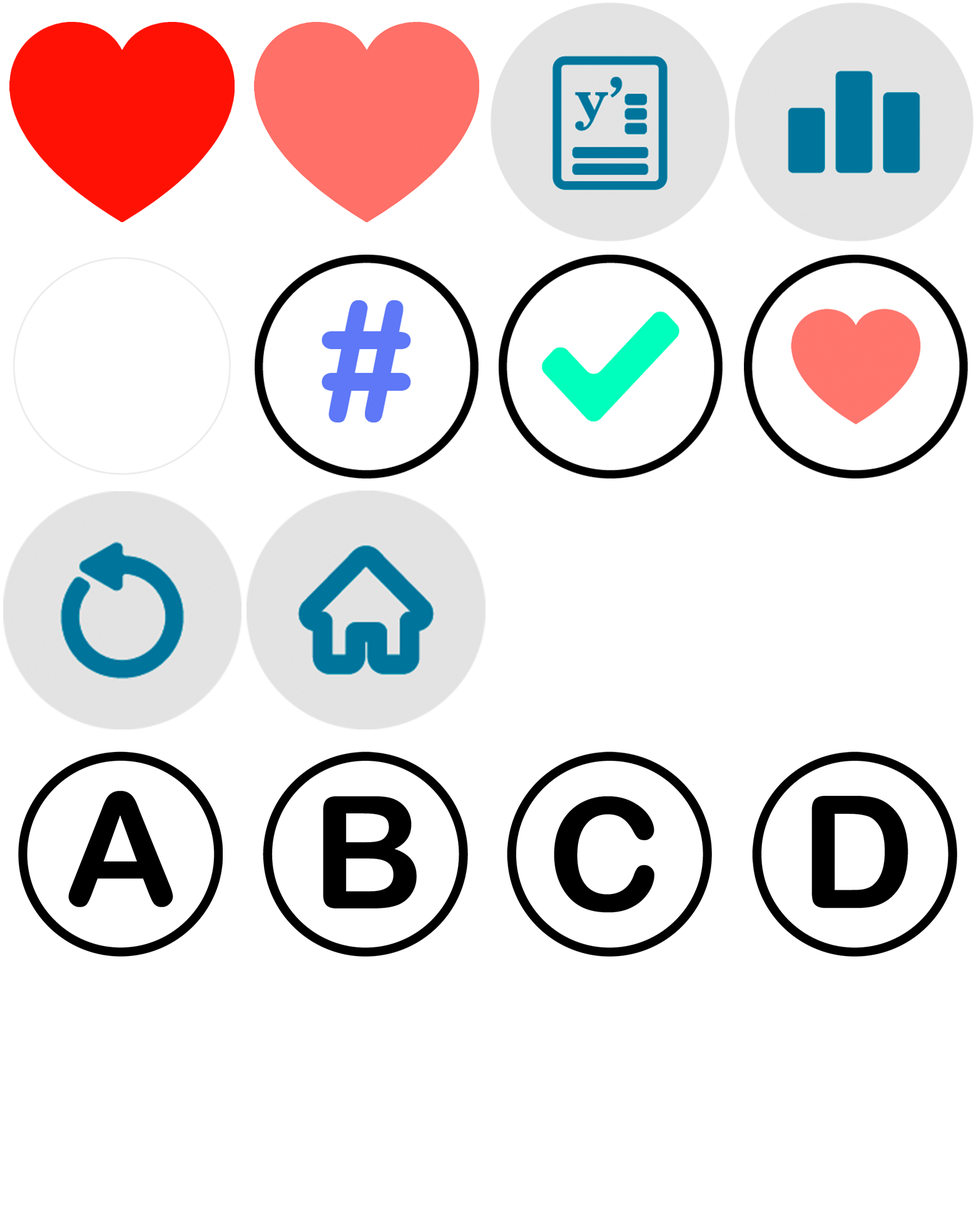
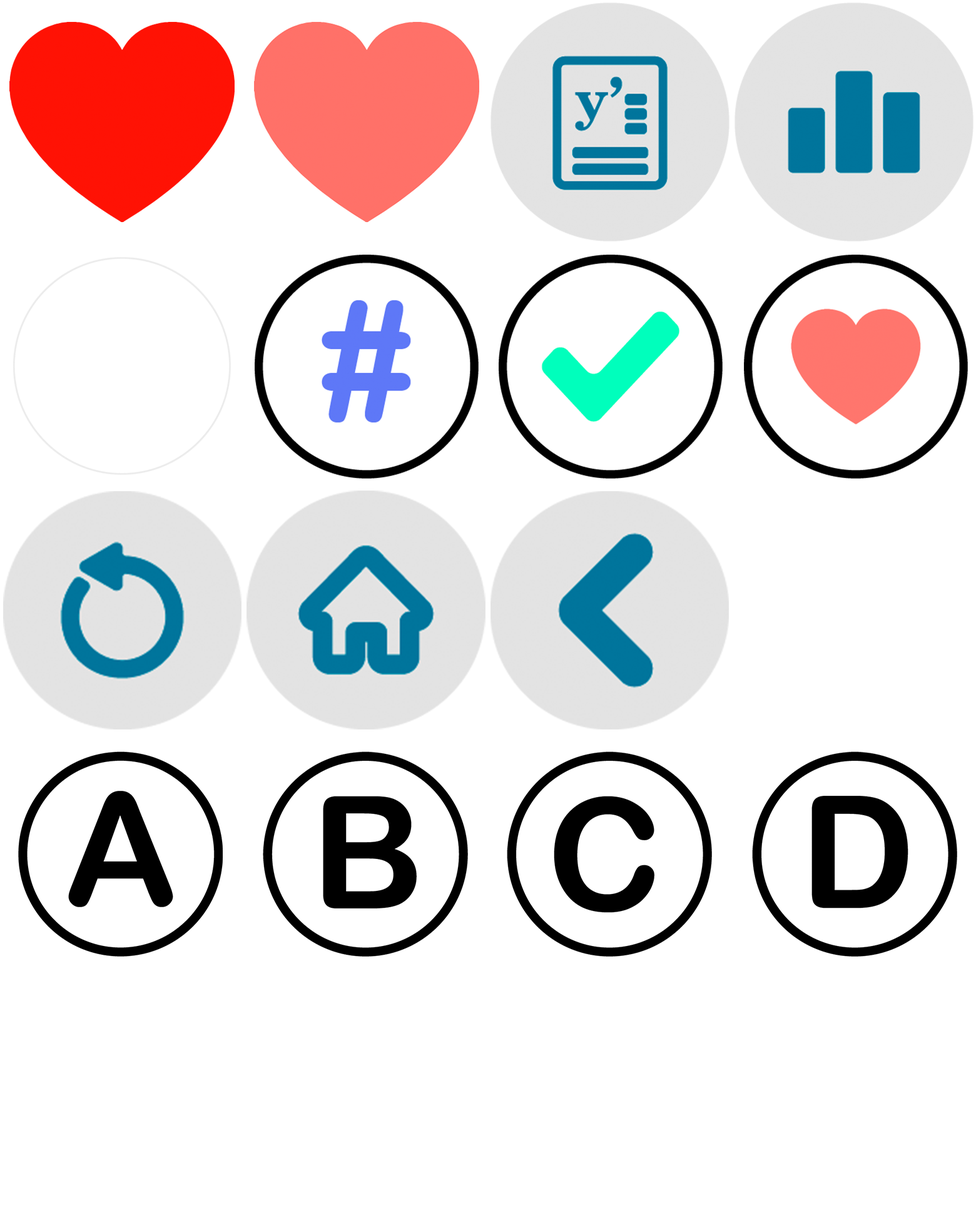
Two versions of the same layered image (976x1220). Layer-by-layer changes:
added layer "BackButton" above "ICON-HOME" over (490, 491, 730, 730)
